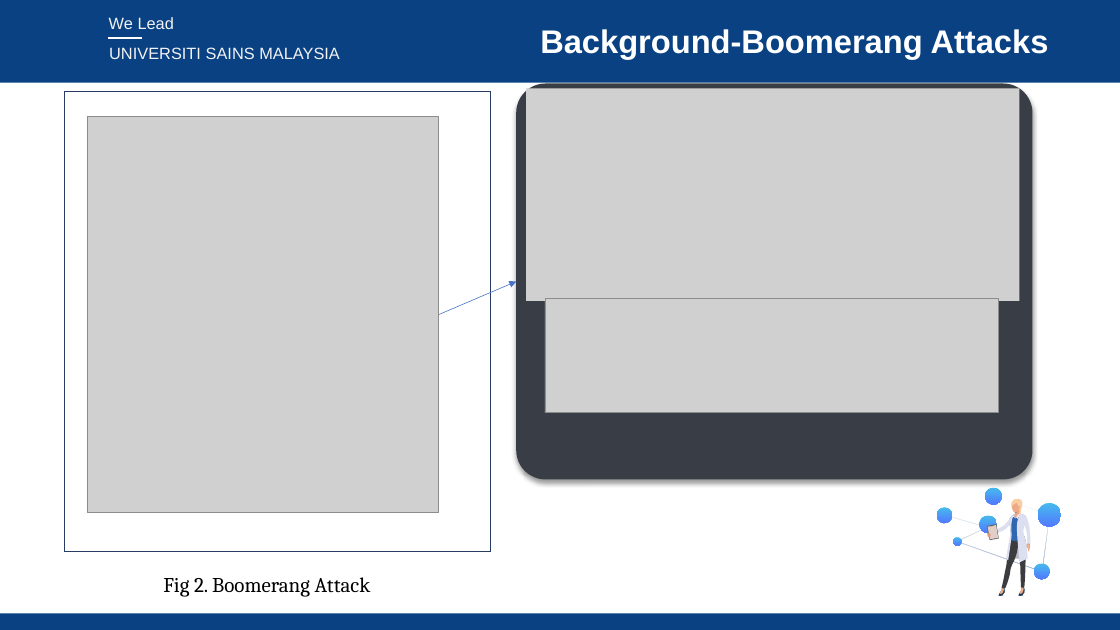
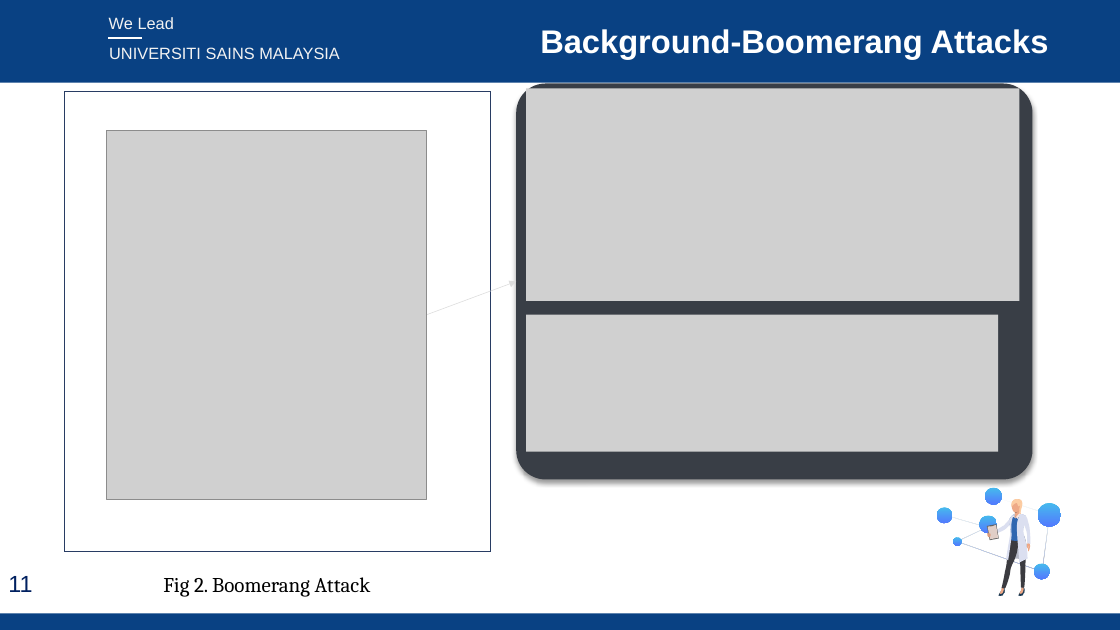
Before and after one commit to liyu0x/boomerang-KATAN, a slide deck: slide 11 of material/report.pptx (slide 12 before the commit). Drawn at 1120x630 pixels with LibreOffice and Linux fonts; fonts in the diff are those of the drawing; grey boxes stand for pictures; background and template pictures are left out. Boxes give left, top, right and bottom in pixels: in the first picture for what was removed or moved away, otherwise in the second. Text is boxed around its words. In the diff, an @@ line names an element or a change of style, - is before the commit and + after.

```diff
--- a/material/report.pptx
+++ b/material/report.pptx
@@ picture: place and size @@
-picture at (87,117,439,513)
+picture at (107,130,427,499)
@@ arrow moved from (439, 315) - (517, 281) to (427, 315) - (517, 281) @@
@@ arrow (427, 315) - (517, 281): stroke #4472C4 0.5 pt to #DDDDDD 0.5 pt @@
@@ picture: place and size @@
-picture at (545,298,999,413)
+picture at (526,314,998,451)
@@ page number added at (8,576,32,592), 20 pt, text #002060 @@
+11
```
Also in this commit, not shown: 16 other slides changed, 1 slide removed.
